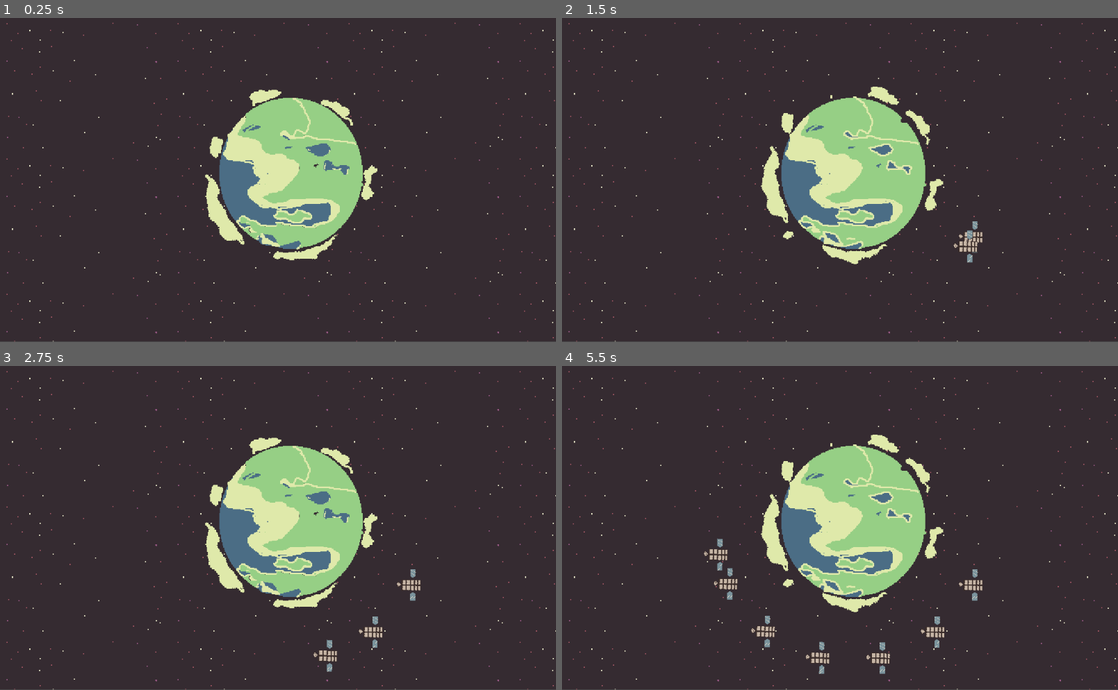
Above: before the commit, frames 1-4 (two rows, left to right).
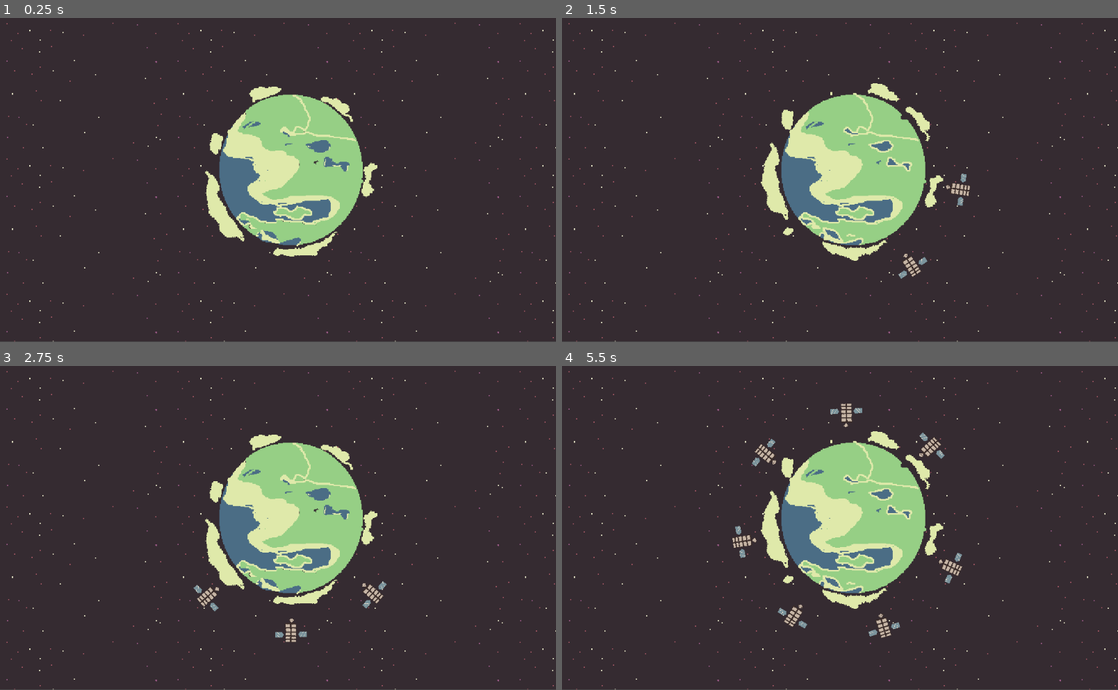
Above: after the commit, the same moments.

Repository: BuggyChapri/Velocity
Game: Godot game, scene res://scene/main.tscn
Two runs of this game, one before a commit and one after it. Both use one fixed random seed, a clock stepped at 60 frames per second and the inputs below.
Inputs (mouse positions are in pixels of both pictures, inside the frame that each line leads up to):
- Up to frame 1 (0.25 s): no input
- Up to frame 2 (1.5 s): move the mouse to (962, 163) at 0.52 s; click (962, 163) at 0.6 s; move the mouse to (728, 196) at 1.27 s; click (728, 196) at 1.35 s
- Up to frame 3 (2.75 s): move the mouse to (333, 456) at 2.02 s; click (333, 456) at 2.1 s
- Up to frame 4 (5.5 s): move the mouse to (812, 592) at 2.77 s; click (812, 592) at 2.85 s; move the mouse to (1006, 576) at 3.52 s; click (1006, 576) at 3.6 s; move the mouse to (673, 479) at 4.27 s; click (673, 479) at 4.35 s; move the mouse to (867, 528) at 5.02 s; click (867, 528) at 5.1 s

The runs differ from the first frame. In frame 1, 3.5% of the frame differs, in the area x 36-68%, y 21-75%; in frame 2, 4.1%; in frame 3, 4.3%; in frame 4, 5.5%, in the area x 25-76%, y 11-96%.

Commit message:
Setallite spawning working and change the code flow a bit yay

Diff:
--- a/Global.gd
+++ b/Global.gd
@@ -1,3 +1,4 @@
 extends Node2D
 
 var spawned = false
+var radius:float
--- a/scene/earth.tscn
+++ b/scene/earth.tscn
@@ -40,7 +40,7 @@
 shape = SubResource( 1 )
 
 [node name="Position2D" type="Position2D" parent="."]
-position = Vector2( 92, -45 )
+position = Vector2( 121, -61 )
 
 [node name="AnimatedSprite" type="AnimatedSprite" parent="."]
 frames = SubResource( 6 )
--- a/scene/main.tscn
+++ b/scene/main.tscn
@@ -1,7 +1,8 @@
-[gd_scene load_steps=4 format=2]
+[gd_scene load_steps=5 format=2]
 
 [ext_resource path="res://scene/earth.tscn" type="PackedScene" id=1]
 [ext_resource path="res://scene/ParallaxBackground.tscn" type="PackedScene" id=2]
+[ext_resource path="res://scene/satellite.tscn" type="PackedScene" id=3]
 [ext_resource path="res://scripts/main.gd" type="Script" id=4]
 
 [node name="main" type="Node2D"]
@@ -10,5 +11,9 @@
 [node name="ParallaxBackground" parent="." instance=ExtResource( 2 )]
 
 [node name="earth" parent="." instance=ExtResource( 1 )]
-position = Vector2( 532, 297 )
+position = Vector2( 532, 291 )
 scale = Vector2( 1.5, 1.5 )
+
+[node name="satlite" parent="." instance=ExtResource( 3 )]
+visible = false
+position = Vector2( -1143, -498 )
--- a/scripts/earth.gd
+++ b/scripts/earth.gd
@@ -1,4 +1,5 @@
 extends KinematicBody2D
 
 func _physics_process(delta):
+	Global.radius = (global_position - $Position2D.global_position).length()
 	$AnimatedSprite.play("default")
--- a/scripts/main.gd
+++ b/scripts/main.gd
@@ -3,22 +3,10 @@
 onready var satellite_file = preload("res://scene/satellite.tscn")
 onready var earth = $earth
 
-var velocity = Vector2()
-var angle = 0.0
-var orbit_radius = 250
-var speed = 0.6
-
 var satellite
 
 func _process(delta):
 	if Input.is_action_just_pressed("send"):
-		Global.spawned = true
 		satellite = satellite_file.instance()
-		satellite.global_position = $earth/Position2D.global_position + Vector2(orbit_radius, 0)
-		get_parent().add_child(satellite)
-
-	if satellite:
-		angle += speed * delta
-		var orbit_position = Vector2(cos(angle), sin(angle)) * orbit_radius
-		satellite.global_position = earth.global_position + orbit_position
-		satellite.rotation_degrees += speed * delta
+		add_child(satellite)
+		satellite.global_position = earth.global_position + Vector2(Global.radius, 0)
--- a/scripts/satalite.gd
+++ b/scripts/satalite.gd
@@ -1 +1,17 @@
 extends KinematicBody2D
+
+onready var earth = get_parent().get_node("earth")
+var speed = 65
+var angle = 0.0
+var radius = 0
+
+func _ready():
+	radius = Global.radius
+
+func _physics_process(delta):
+	if earth:
+		var angular_speed = deg2rad(speed)
+		angle += angular_speed * delta
+		rotation_degrees += speed * delta
+		var orbit_position = Vector2(cos(angle), sin(angle)) * radius
+		global_position = earth.global_position + orbit_position
